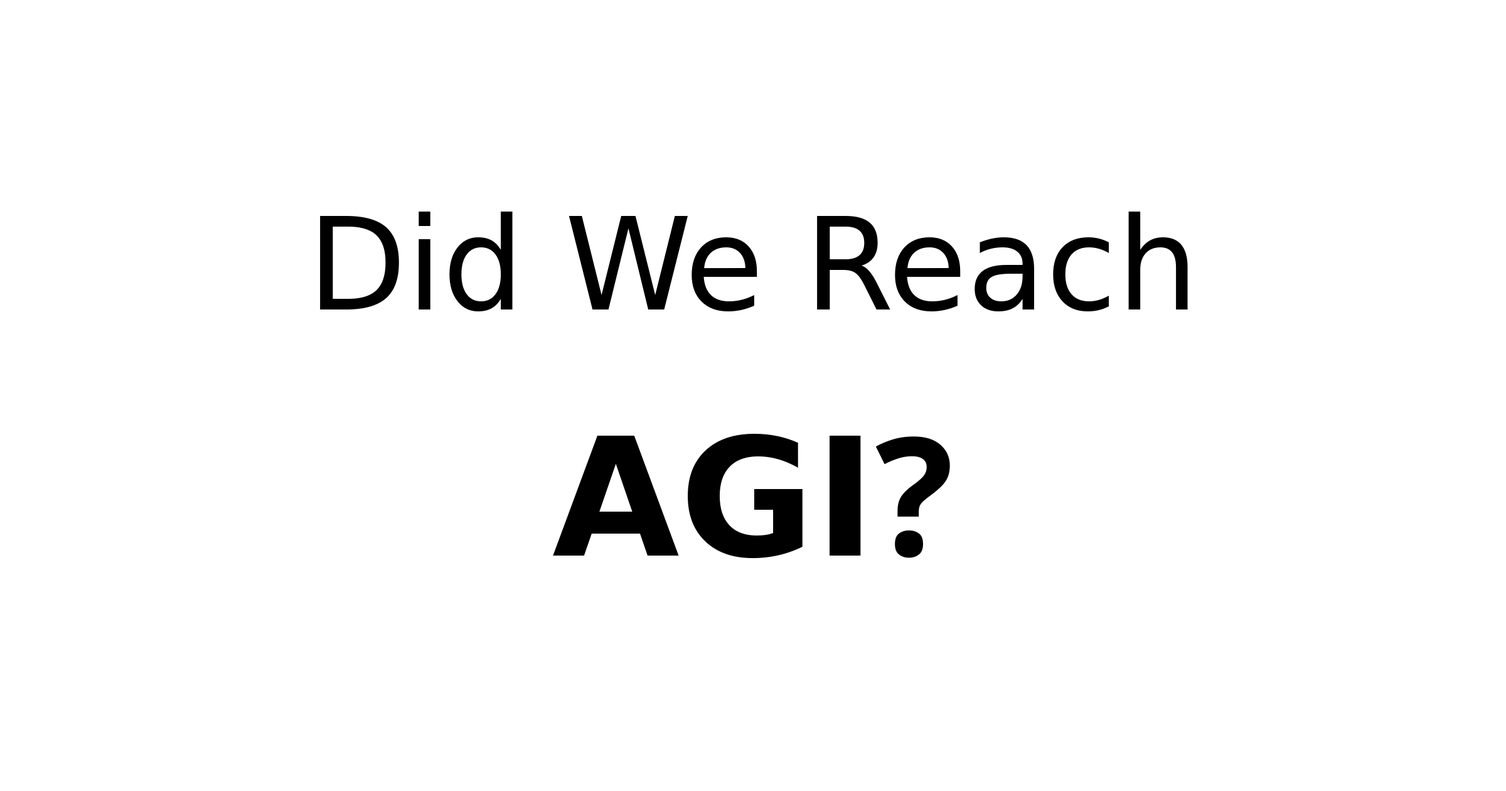
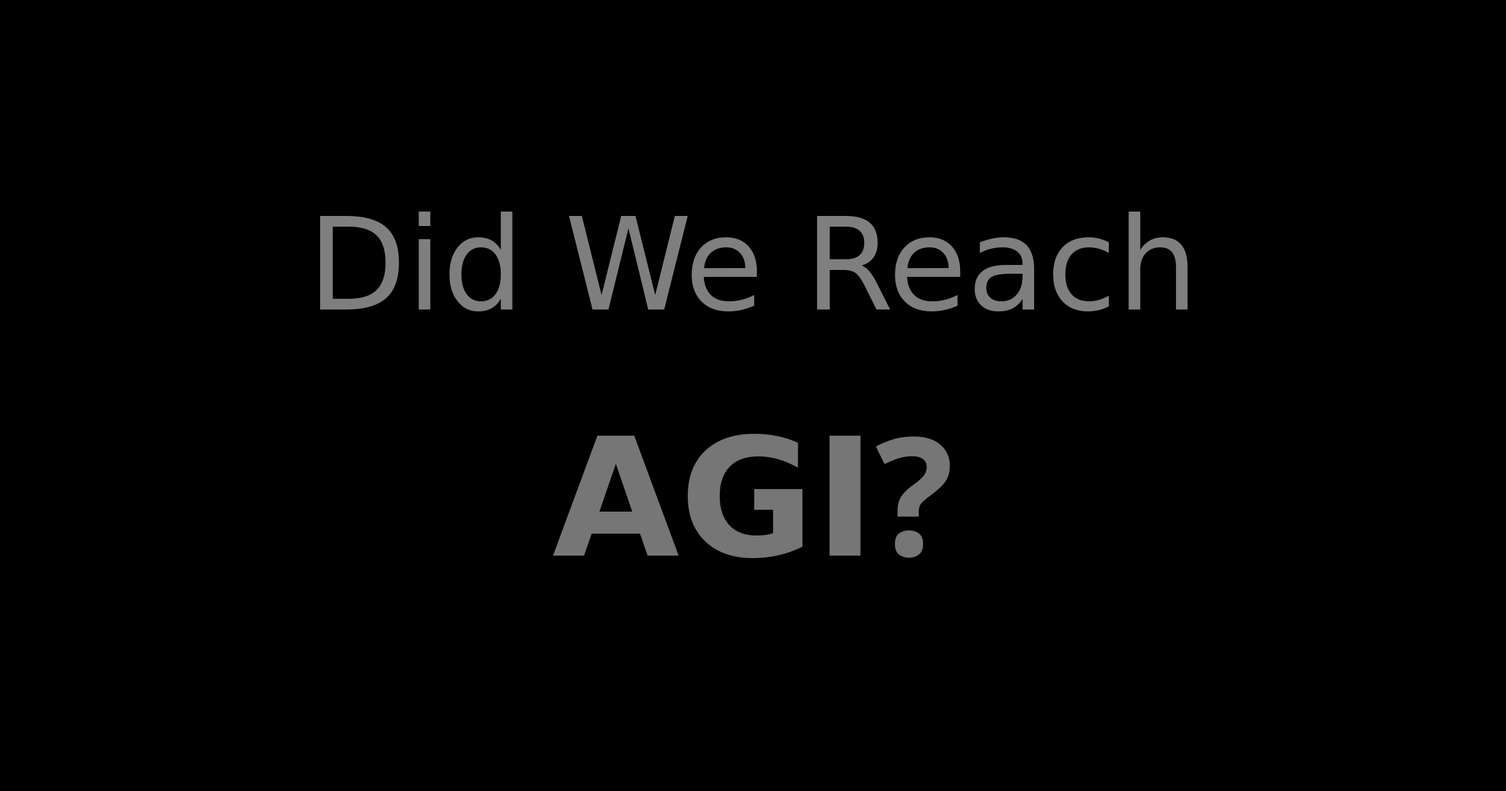
Comparing the layer stacks of the two w=1506, h=791 images. Changes:
painted on "AGI?" over [552, 433, 951, 558]
painted on "Did We Reach" over [320, 211, 1189, 312]
painted on "Layer" over [0, 0, 1506, 791]
